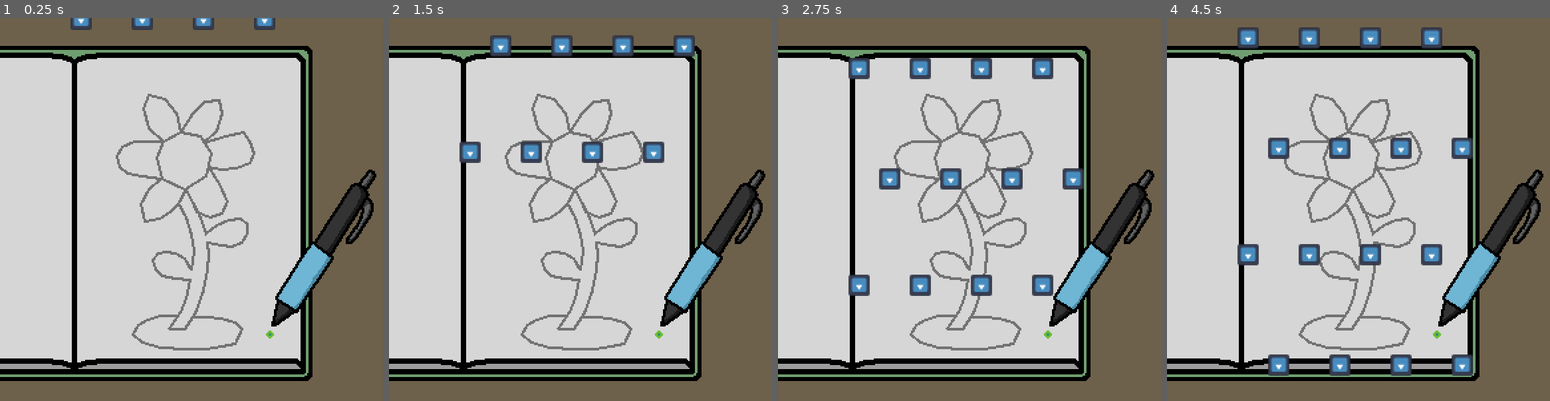
Above: before the commit, frames 1-4 (left to right).
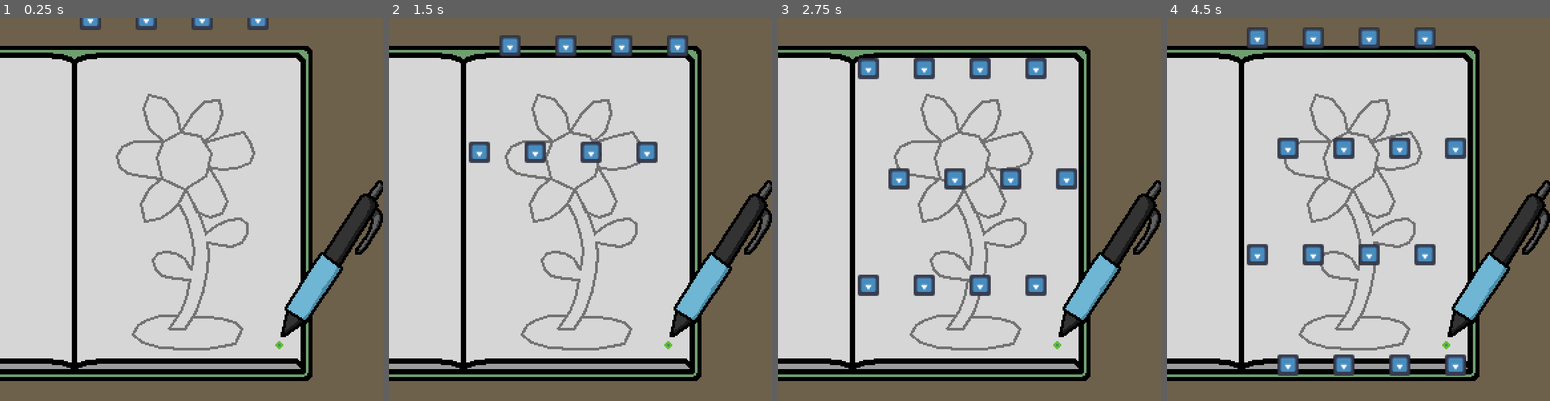
Above: after the commit, the same moments.

Repository: kennethbchen/Bullet-Journal-Game
Game: Godot game, scene res://Game.tscn
Same seed, same stepped clock (60 frames per second), same inputs: the game is played once before the commit and once after it. The engine's default icon, where the game draws it, is replaced by a stand-in: a white triangle on a blue panel in a dark square.
Inputs (mouse positions are in pixels of both pictures, inside the frame that each line leads up to):
- Up to frame 1 (0.25 s): no input
- Up to frame 2 (1.5 s): tap Enter (ui_accept) at 0.5, 0.77 s; move the mouse to (664, 190) at 0.52 s; click (664, 190) at 0.67 s; move the mouse to (503, 228) at 1.27 s; click (503, 228) at 1.42 s
- Up to frame 3 (2.75 s): tap Enter (ui_accept) at 1.52 s; move the mouse to (1007, 125) at 2.02 s; click (1007, 125) at 2.17 s
- Up to frame 4 (4.5 s): move the mouse to (1339, 286) at 2.77 s; click (1339, 286) at 2.92 s; tap Enter (ui_accept) at 3.02, 3.77 s; move the mouse to (1473, 266) at 3.52 s; click (1473, 266) at 3.67 s; move the mouse to (1243, 152) at 4.27 s; click (1243, 152) at 4.42 s

The runs differ from the first frame. In frame 1, 4.8% of the frame differs, in the area x 18-100%, y 0-87%; in frame 2, 6.2%; in frame 3, 7.2%; in frame 4, 8.2%, in the area x 18-100%, y 2-94%.
Error in both runs: Invalid access to property or key 'points' on a base object of type 'null instance'. (res://Scripts/DrawingGrader.gd:51)

Commit message:
Implemented bounding walls that keep the player in

Diff:
--- a/Game.tscn
+++ b/Game.tscn
@@ -12,6 +12,8 @@
 [ext_resource type="Script" path="res://Scripts/BulletHell/SpawnPointGenerator.gd" id="6_vwfgl"]
 [ext_resource type="PackedScene" uid="uid://ctyv33hrjhojx" path="res://Scenes/Projectile.tscn" id="8_i0f18"]
 [ext_resource type="Script" path="res://Scripts/BulletHell/ProjectileGenerator.gd" id="10_bdcdg"]
+
+[sub_resource type="WorldBoundaryShape2D" id="WorldBoundaryShape2D_0wrkl"]
 
 [sub_resource type="Resource" id="Resource_2w8dj"]
 script = ExtResource("5_0ne8o")
@@ -51,6 +53,31 @@
 [node name="GameLevel" type="Node2D"]
 metadata/_edit_vertical_guides_ = [1.0]
 
+[node name="Walls" type="StaticBody2D" parent="." groups=["Wall"]]
+
+[node name="Left" type="CollisionShape2D" parent="Walls"]
+position = Vector2(56, 144)
+rotation = 1.5708
+shape = SubResource("WorldBoundaryShape2D_0wrkl")
+one_way_collision = true
+
+[node name="Bottom" type="CollisionShape2D" parent="Walls"]
+position = Vector2(144, 257)
+shape = SubResource("WorldBoundaryShape2D_0wrkl")
+one_way_collision = true
+
+[node name="Right" type="CollisionShape2D" parent="Walls"]
+position = Vector2(233, 144)
+rotation = -1.5708
+shape = SubResource("WorldBoundaryShape2D_0wrkl")
+one_way_collision = true
+
+[node name="Top" type="CollisionShape2D" parent="Walls"]
+position = Vector2(144, 28)
+rotation = 3.14159
+shape = SubResource("WorldBoundaryShape2D_0wrkl")
+one_way_collision = true
+
 [node name="DrawingGrader" type="Node" parent="." node_paths=PackedStringArray("source_line_parent", "drawing_line_parent")]
 script = ExtResource("1_d48b6")
 source_line_parent = NodePath("../Drawings/FlowerDrawingGuide")
@@ -92,56 +119,56 @@
 [node name="ProjectileParent" type="Node" parent="ProjectileGenerator"]
 
 [node name="SpawnPointGenerator" type="Node2D" parent="ProjectileGenerator"]
-position = Vector2(61, -18)
+position = Vector2(68, -18)
 script = ExtResource("6_vwfgl")
 enabled = true
 point_count = 4
 init_rotation = 90.0
-position_offset = Vector2(46, 0)
+position_offset = Vector2(42, 0)
 
 [node name="0" type="Marker2D" parent="ProjectileGenerator/SpawnPointGenerator"]
 rotation = 1.5708
 
 [node name="1" type="Marker2D" parent="ProjectileGenerator/SpawnPointGenerator"]
-position = Vector2(46, 0)
+position = Vector2(42, 0)
 rotation = 1.5708
 
 [node name="2" type="Marker2D" parent="ProjectileGenerator/SpawnPointGenerator"]
-position = Vector2(92, 0)
+position = Vector2(84, 0)
 rotation = 1.5708
 
 [node name="3" type="Marker2D" parent="ProjectileGenerator/SpawnPointGenerator"]
-position = Vector2(138, 0)
+position = Vector2(126, 0)
 rotation = 1.5708
 
 [node name="SpawnPointGenerator2" type="Node2D" parent="ProjectileGenerator"]
-position = Vector2(61, -18)
+position = Vector2(68, -18)
 script = ExtResource("6_vwfgl")
 enabled = true
 point_count = 4
 init_position = Vector2(23, 0)
 init_rotation = 90.0
-position_offset = Vector2(46, 0)
+position_offset = Vector2(42, 0)
 
 [node name="0" type="Marker2D" parent="ProjectileGenerator/SpawnPointGenerator2"]
 position = Vector2(23, 0)
 rotation = 1.5708
 
 [node name="1" type="Marker2D" parent="ProjectileGenerator/SpawnPointGenerator2"]
-position = Vector2(69, 0)
+position = Vector2(65, 0)
 rotation = 1.5708
 
 [node name="2" type="Marker2D" parent="ProjectileGenerator/SpawnPointGenerator2"]
-position = Vector2(115, 0)
+position = Vector2(107, 0)
 rotation = 1.5708
 
 [node name="3" type="Marker2D" parent="ProjectileGenerator/SpawnPointGenerator2"]
-position = Vector2(161, 0)
+position = Vector2(149, 0)
 rotation = 1.5708
 
 [node name="Player" type="CharacterBody2D" parent="." node_paths=PackedStringArray("line_parent")]
 z_index = 3
-position = Vector2(203, 238)
+position = Vector2(210, 246)
 motion_mode = 1
 script = ExtResource("1_46845")
 line_drawer_scene = ExtResource("2_uwqo8")
--- a/Scripts/Player.gd
+++ b/Scripts/Player.gd
@@ -9,6 +9,7 @@
 @export_group("Movement")
 @export var max_grab_distance: float = 10
 @export var max_speed: float = 80
+@export var grab_bounds: Rect2
 
 
 @export_group("Hitstun")
@@ -47,7 +48,11 @@
 		var collision = move_and_collide(velocity)
 
 		if collision != null:
-			_change_to_hitstun(collision, delta)
+
+			if collision.get_collider().get_groups().has("Wall"):
+				_change_to_idle()
+			else:
+				_change_to_hitstun(collision, delta)
 
 	if current_state == STATE.HITSTUN:
 
@@ -67,6 +72,9 @@
 	Input.mouse_mode = Input.MOUSE_MODE_VISIBLE
 
 	pen_sprite.modulate = Color(1,1,1,1)
+
+	_stop_drawing()
+
 
 func _change_to_grabbed():
 	current_state = STATE.GRABBED
Not shown: 1 places in Game.tscn that only renumber resources
Binary file changed: Sprites/Background.ase
